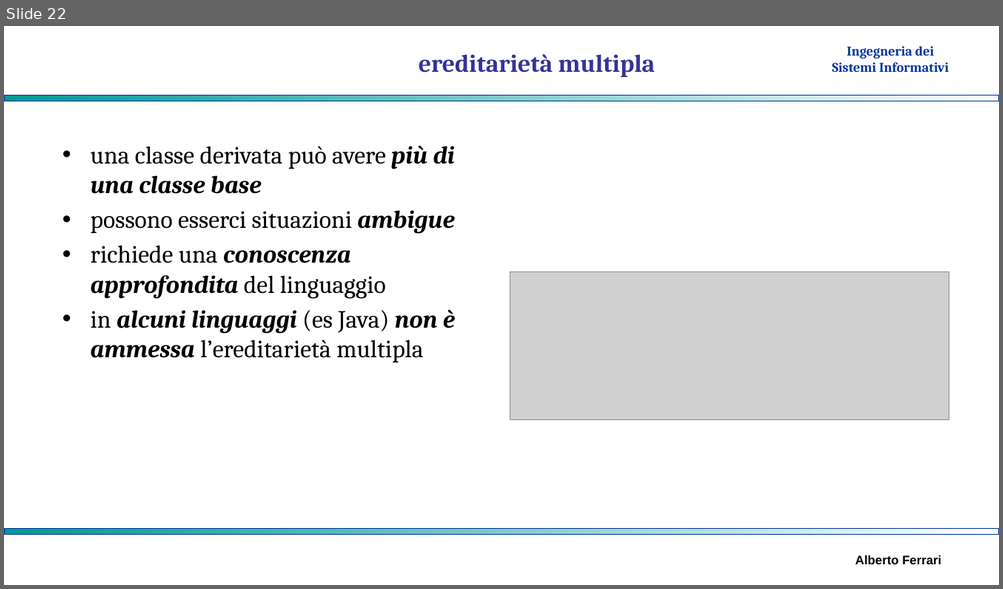
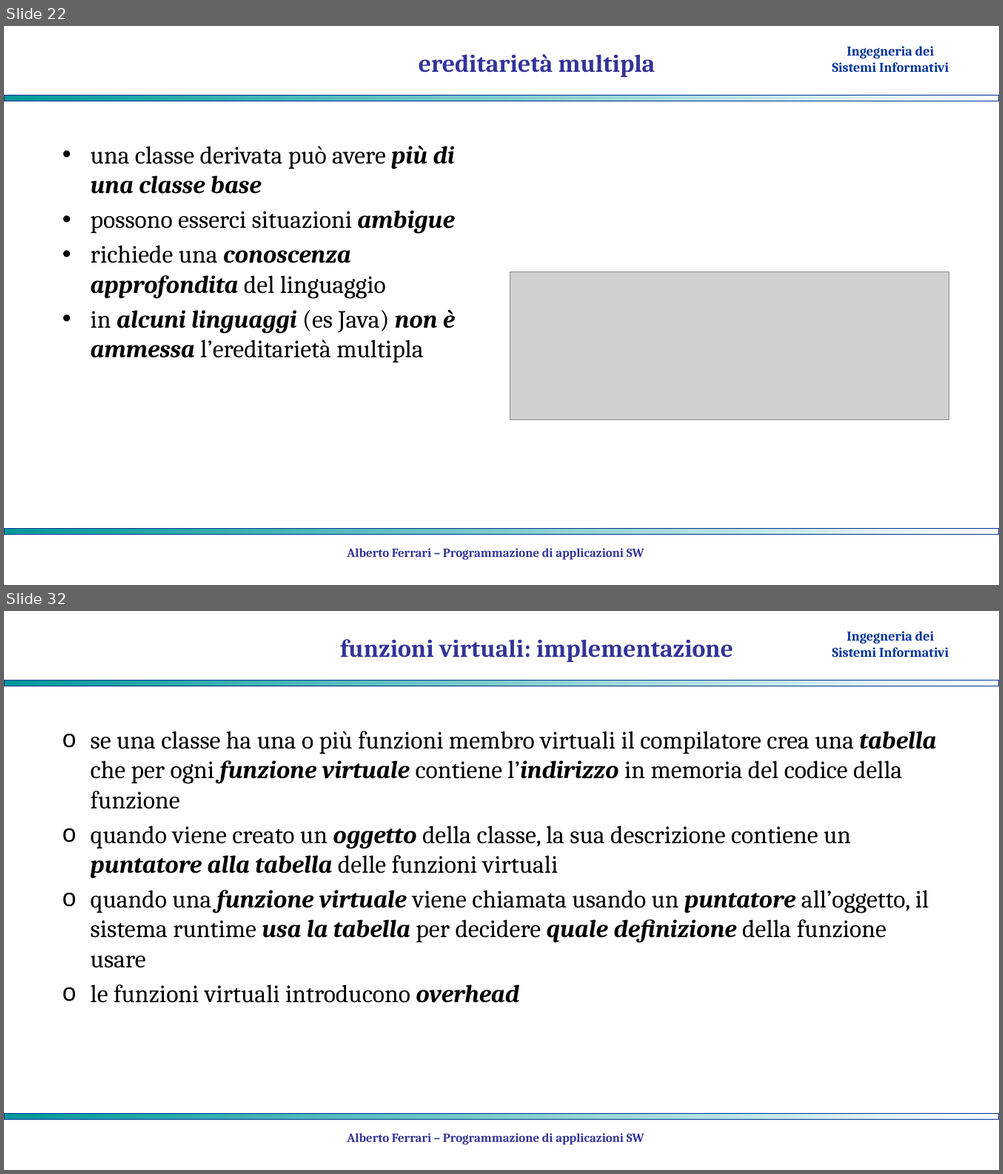
Before and after one commit to albertoferrari/pasw, a slide deck: lezioni/PASW05 - ereditarietà.pptx. Shown one above the other, each under a label of ours: slide 22 before the commit, slides 22 and 32 after it; the slides between them are not shown. The pictures are 1003x589 and 1003x1174 pixels, drawn with LibreOffice and Linux fonts; fonts in the diff are those of the drawing; grey boxes stand for pictures; background and template pictures are left out. Boxes give left, top, right and bottom in pixels: in the first picture for what was removed or moved away, otherwise in the second. Text is boxed around its words. In the diff, an @@ line names an element or a change of style, - is before the commit and + after.

```diff
--- a/lezioni/PASW05 - ereditarietà.pptx
+++ b/lezioni/PASW05 - ereditarietà.pptx
@@ slide 32 added at [4, 611, 999, 1170], background #FFFFFF; not listed: 3 template elements that a slide beside it also shows @@
@@ title added at [340, 639, 733, 662], 24 pt, text #333399, bold @@
+funzioni virtuali: implementazione
@@ text added at [91, 731, 936, 1003], 24 pt, text #000000 @@
+o se una classe ha una o più funzioni membro virtuali il compilatore crea una tabella che per ogni funzione virtuale contiene l’indirizzo in memoria del codice della funzione
+o quando viene creato un oggetto della classe, la sua descrizione contiene un puntatore alla tabella delle funzioni virtuali
+o quando una funzione virtuale viene chiamata usando un puntatore all’oggetto, il sistema runtime usa la tabella per decidere quale definizione della funzione usare
+o le funzioni virtuali introducono overhead
@@ text added at [347, 1133, 644, 1145], 12 pt, text #333399, bold @@
+Alberto Ferrari – Programmazione di applicazioni SW
@@ slide 22 changed as well @@
@@ text added at [347, 548, 644, 560], 12 pt, text #333399, bold @@
+Alberto Ferrari – Programmazione di applicazioni SW
@@ text removed at [855, 556, 941, 565] @@
-Alberto Ferrari
```
Also in this commit, not shown: 15 other slides changed, 15 other slides added, 5 slides removed, 1 other file.
